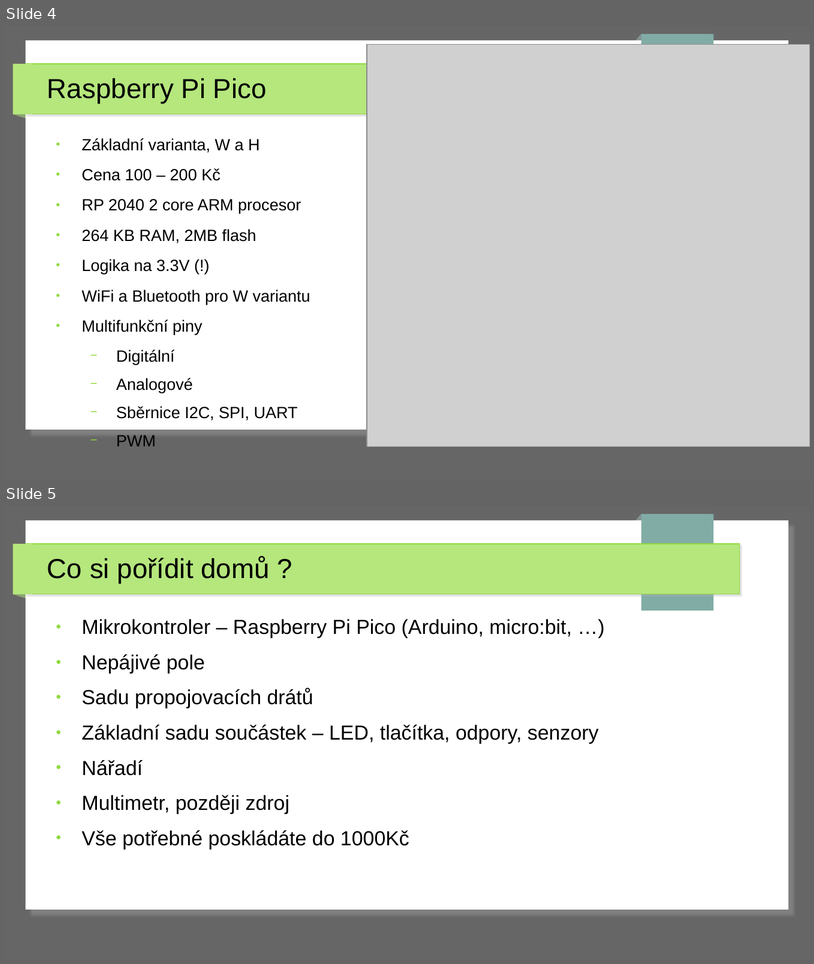
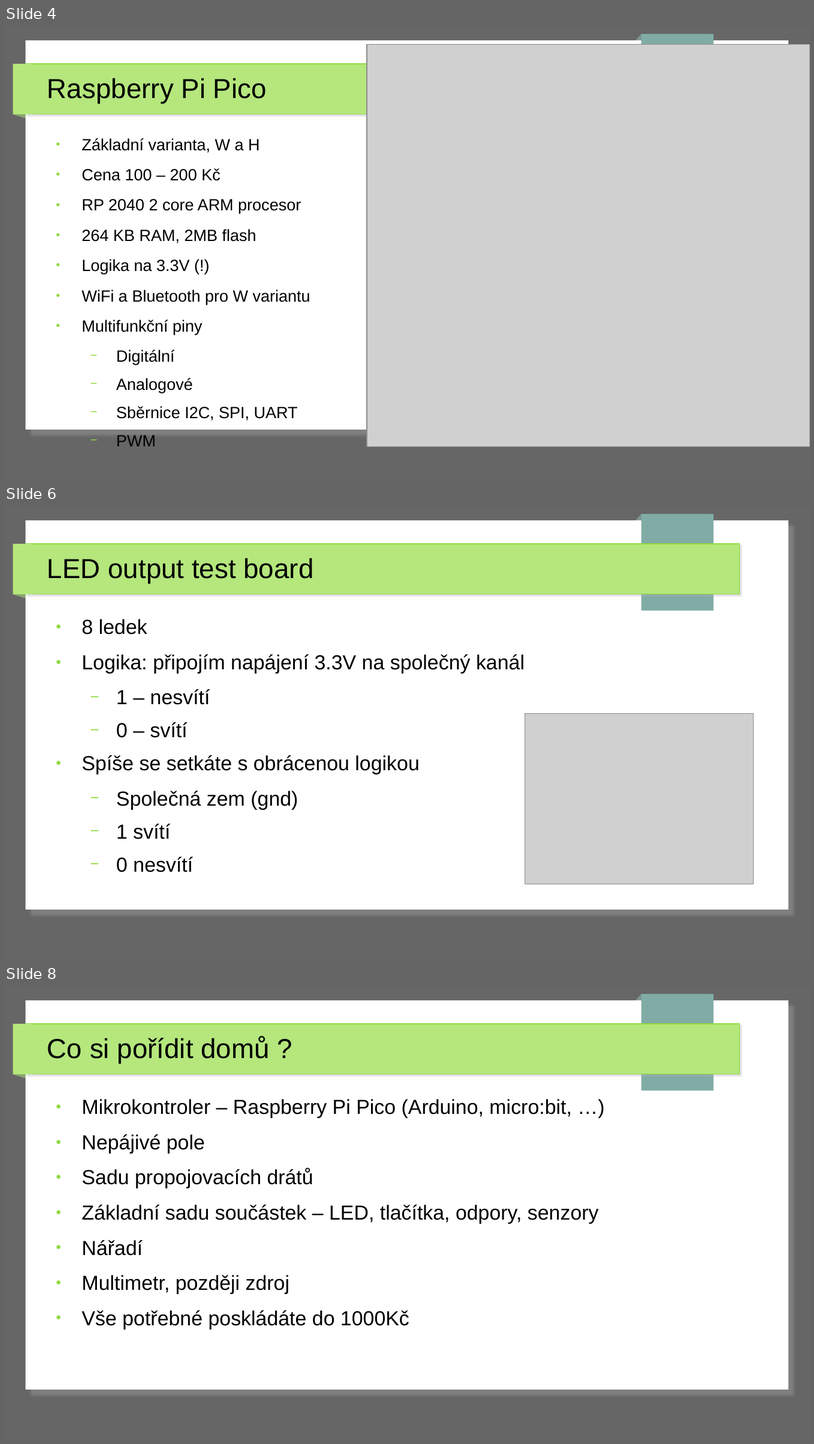
Before and after one commit to MartinPenicka/ArduinoDay, a slide deck: RaspberryPiPico_MicroPython_Introduction/prezentace/rpi_prezentace.odp. Shown one above the other, each under a label of ours: slides 4 and 5 before the commit, slides 4, 6 and 8 after it; the slides between them are not shown. The pictures are 814x964 and 814x1444 pixels, drawn with LibreOffice and Linux fonts; fonts in the diff are those of the drawing; grey boxes stand for pictures. Boxes give left, top, right and bottom in pixels: in the first picture for what was removed or moved away, otherwise in the second. Text is boxed around its words. In the diff, an @@ line names an element or a change of style, - is before the commit and + after.

```diff
--- a/RaspberryPiPico_MicroPython_Introduction/prezentace/rpi_prezentace.odp
+++ b/RaspberryPiPico_MicroPython_Introduction/prezentace/rpi_prezentace.odp
@@ slide 6 added at (4,506,810,960), background #666666; not listed: 7 template elements that a slide beside it also shows @@
@@ title added at (47,558,314,583), 27 pt, text #000000 @@
+LED output test board
@@ text added at (82,619,525,872), 20 pt, text #000000 @@
+● 8 ledek
+● Logika: připojím napájení 3.3V na společný kanál
+  − 1 – nesvítí
+  − 0 – svítí
+● Spíše se setkáte s obrácenou logikou
+  − Společná zem (gnd)
+  − 1 svítí
+  − 0 nesvítí
@@ picture added at (526,713,754,883) @@
@@ what was slide 5 is now slide 8 @@
```
Also in this commit, not shown: 10 slides changed, 4 other slides added, 4 other files.
